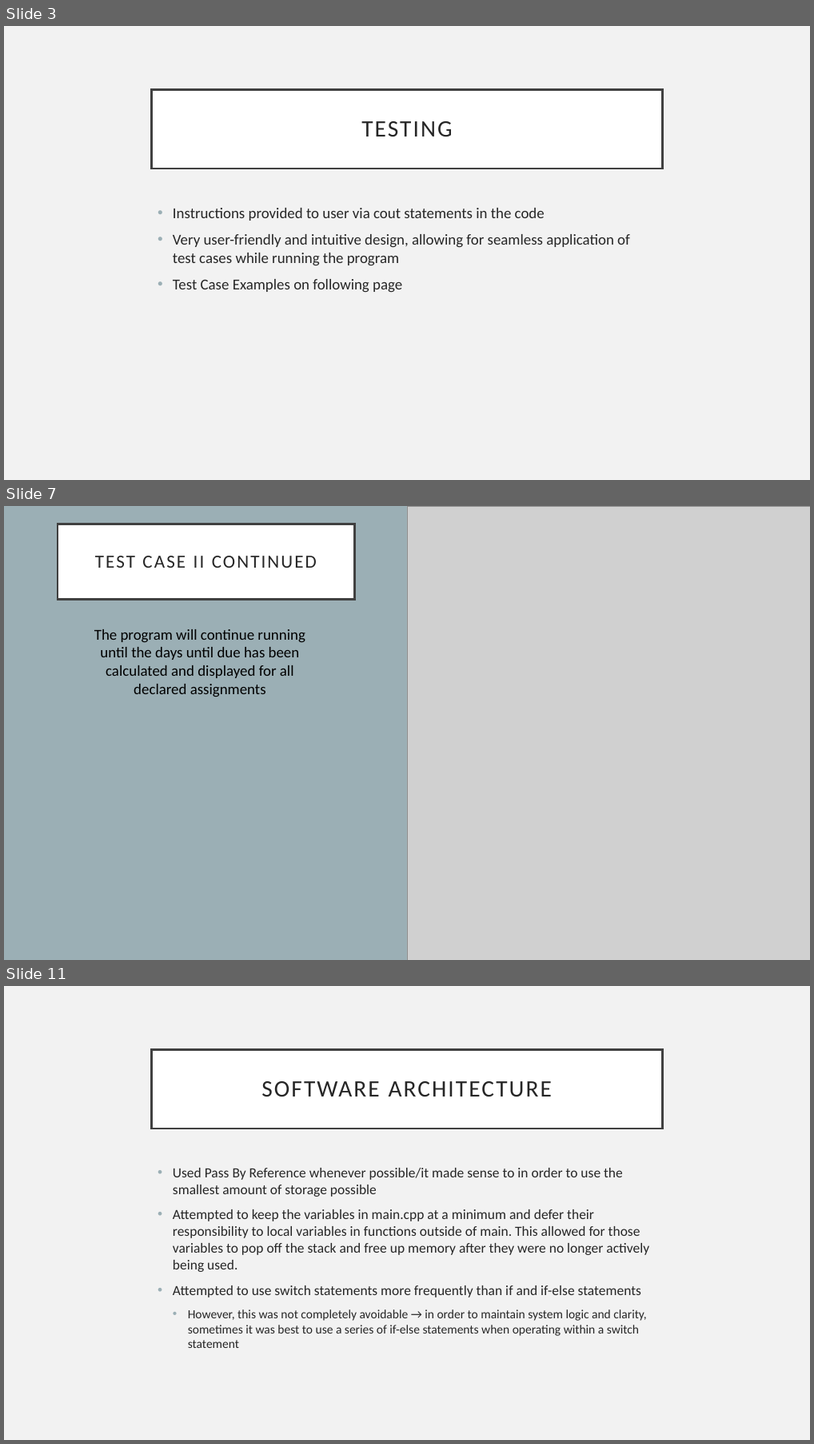
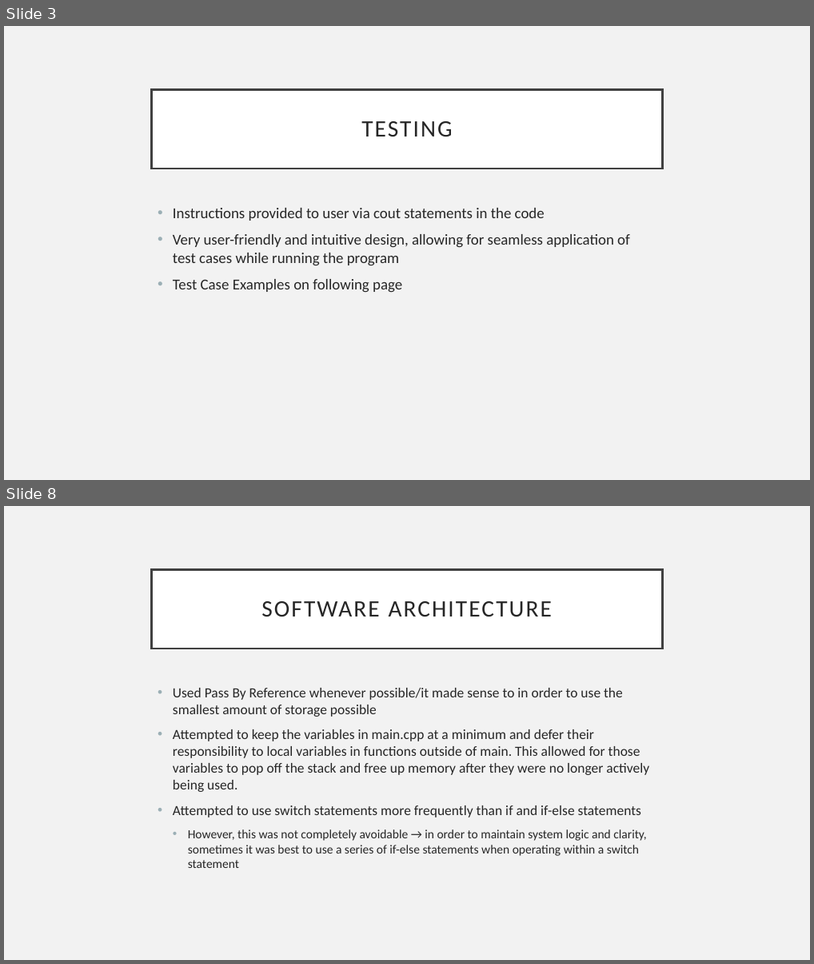
Before and after one commit to kylawilson/EC327FinalProject, a slide deck: doc/ProjectArchitecture.pptx. Shown one above the other, each under a label of ours: slides 3, 7 and 11 before the commit, slides 3 and 8 after it; the slides between them are not shown. The pictures are 814x1444 and 814x964 pixels, drawn with LibreOffice and Linux fonts; fonts in the diff are those of the drawing; grey boxes stand for pictures. Boxes give left, top, right and bottom in pixels: in the first picture for what was removed or moved away, otherwise in the second. Text is boxed around its words. In the diff, an @@ line names an element or a change of style, - is before the commit and + after.

```diff
--- a/doc/ProjectArchitecture.pptx
+++ b/doc/ProjectArchitecture.pptx
@@ slide 7 removed at [4,506,810,960], background #F2F2F2 @@
@@ rectangle removed at [4,506,407,960] @@
@@ title removed at [58,524,355,599] @@
-TEST CASE II CONTINUED
@@ picture removed at [407,506,810,960] @@
@@ text removed at [94,629,305,696] @@
-The program will continue running until the days until due has been calculated and displayed for all declared assignments
@@ what was slide 11 is now slide 8 @@
```
Also in this commit, not shown: 4 slides added, 6 other slides removed.
